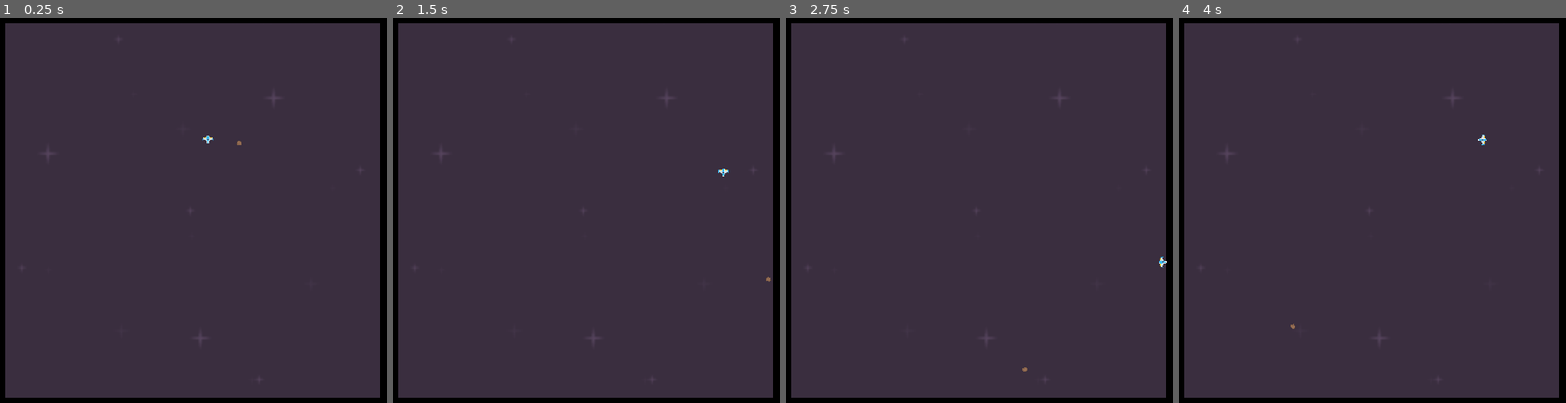
Above: before the commit, frames 1-4 (left to right).
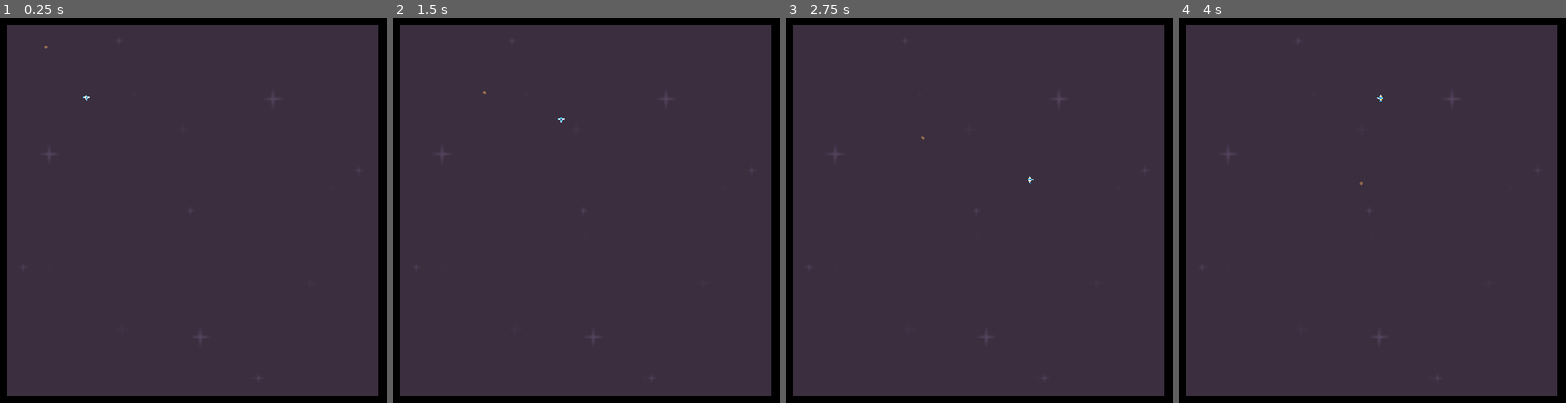
Above: after the commit, the same moments.

Repository: FlamingHerb/develup-chapter-2-quest
Game: Godot game, scene res://the_game_main.tscn
Two runs of this game, one before a commit and one after it. Both use one fixed random seed, a clock stepped at 60 frames per second and the inputs below. The project has no main scene, so this scene is started directly.
Inputs:
- Up to frame 1 (0.25 s): no input
- Up to frame 2 (1.5 s): tap Enter at 0.5 s; hold Right (player_right) 0.53-1.28 s; tap Space at 1.25 s; hold Down (player_down) from 1.28 s (still down)
- Up to frame 3 (2.75 s): release Down (player_down) at 2.03 s; hold Right (player_right) from 2.03 s (still down)
- Up to frame 4 (4 s): release Right (player_right) at 2.78 s; hold Up (player_up) 2.78-3.53 s; tap Enter at 3.5 s; hold Left (player_left) from 3.53 s (still down)

The runs differ from the first frame. In frame 1, 1.8% of the frame differs, in the area x 1-99%, y 1-99%; in frame 2, 1.8%; in frame 3, 1.8%; in frame 4, 1.8%.

Commit message:
chore: rescaled properly

Diff:
--- a/project.godot
+++ b/project.godot
@@ -17,8 +17,8 @@
 
 [display]
 
-window/size/viewport_width=1280
-window/size/viewport_height=720
+window/size/viewport_width=1920
+window/size/viewport_height=1080
 window/stretch/mode="canvas_items"
 
 [input]
--- /dev/null
+++ b/scenes/meteor.tscn
@@ -0,0 +1,20 @@
+[gd_scene load_steps=3 format=3 uid="uid://boiaj06qhcf4l"]
+
+[ext_resource type="Texture2D" uid="uid://yiveu0umnfrs" path="res://graphics/meteorBrown_big1.png" id="1_87wc5"]
+
+[sub_resource type="CircleShape2D" id="CircleShape2D_nisio"]
+radius = 4.0
+
+[node name="Meteor" type="RigidBody2D"]
+gravity_scale = 0.0
+linear_velocity = Vector2(100, 100)
+linear_damp_mode = 1
+angular_velocity = 0.349066
+angular_damp_mode = 1
+
+[node name="Sprite" type="Sprite2D" parent="."]
+scale = Vector2(0.1, 0.1)
+texture = ExtResource("1_87wc5")
+
+[node name="PrimaryHitbox" type="CollisionShape2D" parent="."]
+shape = SubResource("CircleShape2D_nisio")
--- a/the_game_main.tscn
+++ b/the_game_main.tscn
@@ -1,24 +1,22 @@
-[gd_scene load_steps=11 format=3 uid="uid://7wu5ocmdusrj"]
+[gd_scene load_steps=10 format=3 uid="uid://7wu5ocmdusrj"]
 
 [ext_resource type="Script" path="res://the_game_main.gd" id="1_o1j5i"]
 [ext_resource type="Texture2D" uid="uid://1gledsyc1wv1" path="res://graphics/darkPurple.png" id="2_2nlbx"]
 [ext_resource type="Texture2D" uid="uid://bqysvymc37xjg" path="res://graphics/playerShip1_blue.png" id="2_wgf0d"]
-[ext_resource type="Script" path="res://player_body.gd" id="3_6f0q0"]
-[ext_resource type="Texture2D" uid="uid://yiveu0umnfrs" path="res://graphics/meteorBrown_big1.png" id="3_j4n8u"]
+[ext_resource type="Script" path="res://scripts/player_body.gd" id="3_6f0q0"]
+[ext_resource type="PackedScene" uid="uid://boiaj06qhcf4l" path="res://scenes/meteor.tscn" id="5_oyh6i"]
 
 [sub_resource type="PhysicsMaterial" id="PhysicsMaterial_x0cmf"]
 bounce = 1.0
 
 [sub_resource type="RectangleShape2D" id="RectangleShape2D_oxnbc"]
-size = Vector2(20, 688)
+size = Vector2(20, 1024)
 
 [sub_resource type="RectangleShape2D" id="RectangleShape2D_gjsxq"]
 size = Vector2(688, 20)
 
 [sub_resource type="CircleShape2D" id="CircleShape2D_2jasm"]
 radius = 6.0
-
-[sub_resource type="CircleShape2D" id="CircleShape2D_nisio"]
 
 [node name="TheGameMain" type="Node"]
 script = ExtResource("1_o1j5i")
@@ -34,20 +32,21 @@
 metadata/_edit_lock_ = true
 
 [node name="SpaceBackground" type="Sprite2D" parent="."]
-position = Vector2(640, 360)
-scale = Vector2(2.69, 2.69)
+position = Vector2(960, 540)
+scale = Vector2(4, 4)
 texture = ExtResource("2_2nlbx")
 metadata/_edit_lock_ = true
 
 [node name="CollisionsArea" type="StaticBody2D" parent="."]
 physics_material_override = SubResource("PhysicsMaterial_x0cmf")
+metadata/_edit_lock_ = true
 
 [node name="RightSide" type="CollisionShape2D" parent="CollisionsArea"]
-position = Vector2(994, 360)
+position = Vector2(1482, 540)
 shape = SubResource("RectangleShape2D_oxnbc")
 
 [node name="LeftSide" type="CollisionShape2D" parent="CollisionsArea"]
-position = Vector2(286, 360)
+position = Vector2(438, 540)
 shape = SubResource("RectangleShape2D_oxnbc")
 
 [node name="UpSide" type="CollisionShape2D" parent="CollisionsArea"]
@@ -71,17 +70,5 @@
 [node name="CollisionShape2D" type="CollisionShape2D" parent="PlayerBody"]
 shape = SubResource("CircleShape2D_2jasm")
 
-[node name="RigidBody2D" type="RigidBody2D" parent="."]
-position = Vector2(679, 190)
-gravity_scale = 0.0
-linear_velocity = Vector2(200, 200)
-linear_damp_mode = 1
-angular_velocity = 0.349066
-angular_damp_mode = 1
-
-[node name="CollisionShape2D" type="CollisionShape2D" parent="RigidBody2D"]
-shape = SubResource("CircleShape2D_nisio")
-
-[node name="Sprite2D" type="Sprite2D" parent="RigidBody2D"]
-scale = Vector2(0.1, 0.1)
-texture = ExtResource("3_j4n8u")
+[node name="RigidBody2D" parent="." instance=ExtResource("5_oyh6i")]
+position = Vector2(533, 67)
Renamed: player_body.gd -> scripts/player_body.gd
